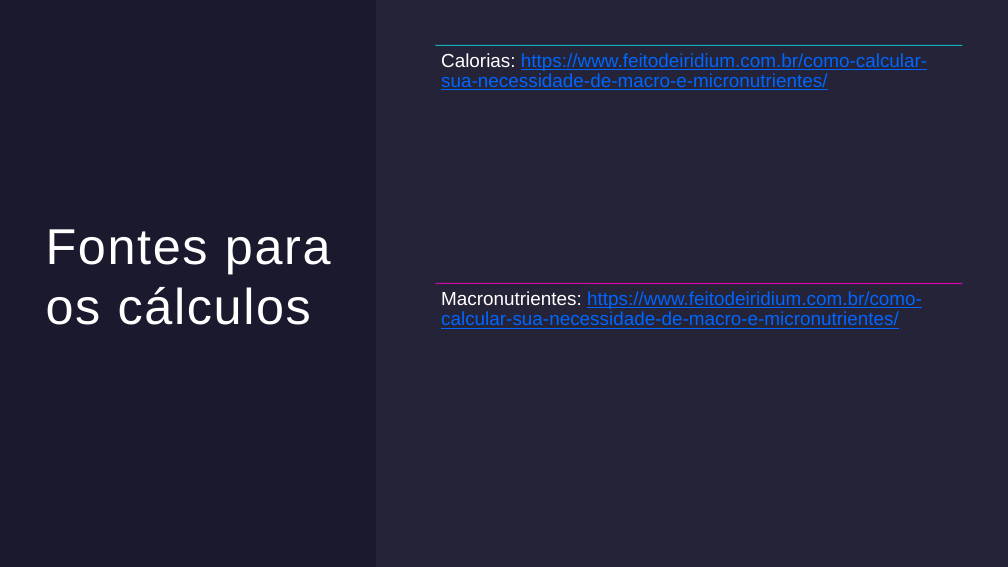
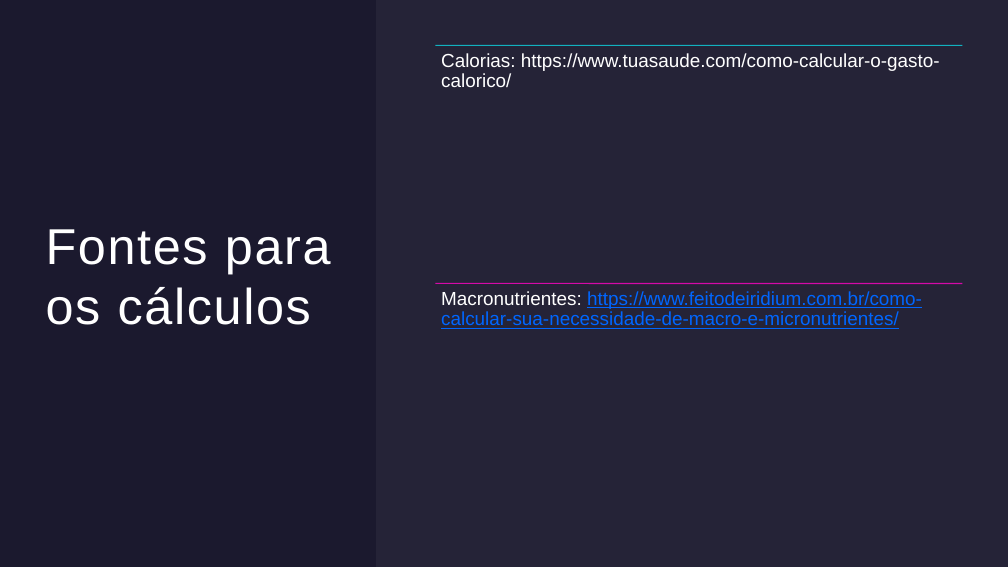
Before and after one commit to kewensilva-gif/cadastro-time, a slide deck: slide 18 of documentacao.pptx. Drawn at 1008x567 pixels with LibreOffice and Linux fonts; fonts in the diff are those of the drawing. Boxes give left, top, right and bottom in pixels: in the first picture for what was removed or moved away, otherwise in the second. Text is boxed around its words. In the diff, an @@ line names an element or a change of style, - is before the commit and + after.

Commit message:
correção do link da fonte

```diff
--- a/documentacao.pptx
+++ b/documentacao.pptx
@@ text at <box>441,53,940,87</box>: text changed; text colour #0066FF to #FFFFFF @@
-Calorias: https://www.feitodeiridium.com.br/como-calcular-sua-necessidade-de-macro-e-micronutrientes/
+Calorias: https://www.tuasaude.com/como-calcular-o-gasto-calorico/
```
